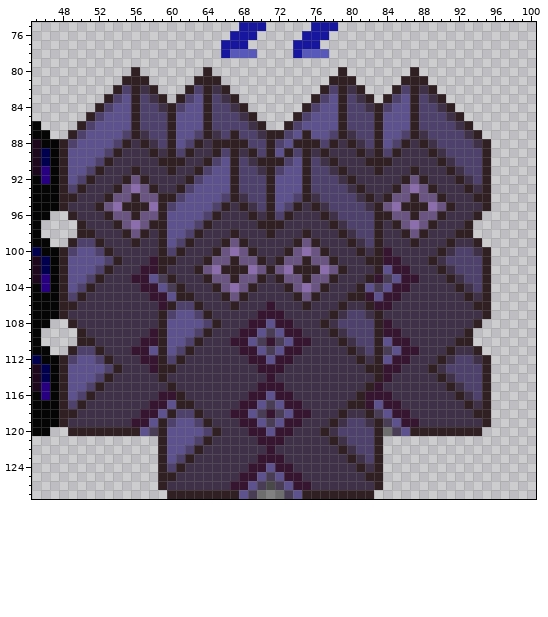
A pixel-art file gets an edit: aseprite/shield-folk.aseprite. Above, as it was before the edit.
189x128 pixels, 1 frame. Colours within 5 levels of each other are drawn and written as one. Shown: x 45..100, y 75..127. The old version is drawn lined up with the new one, on the new canvas. The commit also changed other parts of the picture, which this record leaves out.
The same view after the edit:
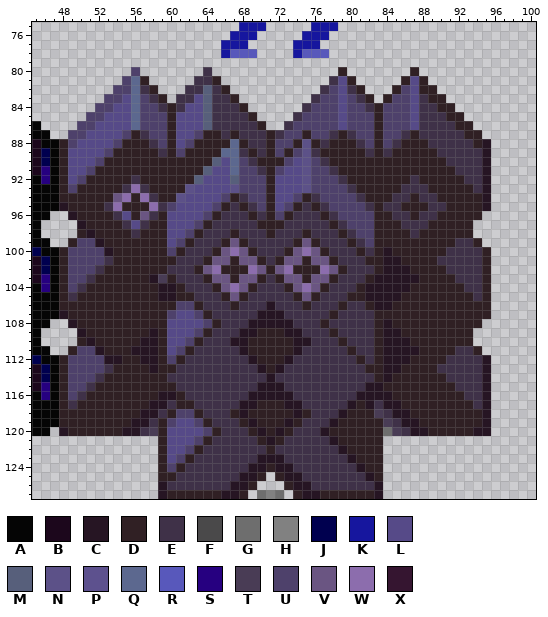
Palette (. is transparent): A #050505  B #1c071c  C #261523  D #302024  E #3f3148  F #4a494a  G #6e6e6e  H #818181  J #00004f  K #16169e  L #564a88  M #575f7b  N #5c5188  P #5d518e  Q #5c688f  R #5858bb  S #260080  T #493c55  U #4e416b  V #6a5582  W #8c6dad  X #351530
What changed:
canvas 189x128 -> 192x128
@@ x 45..100 @@
  79 ........................................................
- 80 ...........D.......D..............D.......D.............
- 81 ..........DDD.....DDD............DDD.....DDD............
- 82 .........DUDED...DUDED..........DUDED...DUDED...........
- 83 ........DUPDUED.DUPDUED........DUPDUED.DUPDUED..........
- 84 .......DUPPDUUEDUPPDUUED......DUPPDUUEDUPPDUUED.........
- 85 ......DUPPPDUUUDPPPDUUUED....DUPPPDUUUDPPPDUUUED........
- 86 A....DUPPPPDUUUDPPPDUUUUED..DUPPPPDUUUDPPPDUUUUED.......
- 87 AA..DUPPPPUDEUUDPPUDEUDUUEDDUPDPPUDEUUDPPUDEUUUUED......
- 88 BAADUPPPPUDEDEUDPUDEDDDDUUDUPDDDUDEDEUDPUDEDEUUUUED.....
- 89 BJADPPPPUDEEEDEDUDEEDUDEDUDPDUDEDEEEDEDUDEEEDEUUUUD.....
- 90 BJADPPPUDEEEEEDDDEEDUPDUEDDDUPDUEDEEEDDDEEEEEDEUUUD.....
- 91 BSADPPUDEEEDEEEDEEDUPPDUUEDUPPDUUEDEEEDEEEDEEEDEUUD.....
- 92 ASADPUDEEEDVDEEEEDUPPPDUUUDPPPDUUUEDEEEEEDVDEEEDEUD.....
- 93 AAADUDEEEDVWVDEEDUPPPPDUUUDPPPDUUUUEDEEEDVWVDEEEDED.....
- 94 AAADDEEEDVVDVVDDUPPPPUDEUUDPPUDEUUUUEDEDVVDVVDEEEDD.....
- 95 AAADEEEDVWDDDWDUPPPPUDEDEUDPUDEDEUUUUEDVWDDDWVDEEED.....
- 96 AA..DEEEDVVDVVDPPPPUDEEEDEDUDEEEDEUUUUDDVVDVVDEEED......
- 97 A....DEEEDVWVDDPPPUDEEEEEDDDEEEEEDEUUUDEDVWVDEEED.......
- 98 A....DDEEEDVDEDPPUDEEEDEEEDEEEDEEEDEUUDEEDVDEEEDD.......
- 99 AA..DUUDEEEDEEDPUDEEEDVDEEEEEDVDEEEDEUDEEEDEEEDEED......
-100 JAADUPPUDEEEEEDUDEEEDVWVDEEEDVWVDEEEDEDXEEEEEDEUUED.....
-101 BJADPPPPUDEEEXDDEEEDVVDVVDEDVVDVVDEEEDDXXEEEDEUUUUD.....
-102 BJADPPPUDEEEXXDEEEDVWDDDWVDVWDDDWVDEEEDPXXEEEDEUUUD.....
-103 BSADPPUDEEEXXPTDEEEDVVDVVDEDVVDVVDEEEDXTPXXEEEDEUUD.....
-104 ASADPUDEEEEEXXPTDEEEDVWVDEEEDVWVDEEEDPTPXXEEEEEDEUD.....
-105 AAADUDEEEEEEEXXPDDEEEDVDEEEEEDVDEEEDDXPXXEEEEEEEDED.....
-106 AAADDEEEEEEEEEXDUUDEEEDEEEXEEEDEEEDEEDXXEEEEEEEEEDD.....
-107 AAADEEEEEEEEEEDUPPUDEEEEEXXXEEEEEDEUUEDEEEEEEEEEEED.....
-108 AA..DEEEEEEEEEDPPPPUDEEEXXPXXEEEDEUUUUDXEEEEEEEEED......
-109 A....DEEEEEEEXDPPPUDEEEXXPTPXXEEEDEUUUDXXEEEEEEED.......
-110 A....DDEEEEEXXDPPUDEEEXXPTXTPXXEEEDEUUDPXXEEEEEDD.......
-111 AA..DUUDEEEXXPDPUDEEEEEXXPTPXXEEEEEDEUDTPXXEEEDEED......
-112 JAADUPPUDEEEXXDUDEEEEEEEXXPXXEEEEEEEDEDPXXEEEDEUUED.....
-113 BJADPPPPUDEEEXDDEEEEEEEEEXXXEEEEEEEEEDDXXEEEDEUUUUD.....
-114 BJADPPPUDEEEEEDEEEEEEEEEEEXEEEEEEEEEEEDXEEEEEDEUUUD.....
-115 BSADPPUDEEEEEEEDEEEEEEEEEXXXEEEEEEEEEDXEEEEEEEDEUUD.....
-116 ASADPUDEEEEEEEXXDEEEEEEEXXPXXEEEEEEEDXXXEEEEEEEDEUD.....
-117 AAADUDEEEEEEEXXPDDEEEEEXXPTPXXEEEEEDDXPXXEEEEEEEDED.....
-118 AAADDEEEEEEEXXPDUUDEEEXXPTXTPXXEEEDEEDTPXXEEEEEEEDD.....
-119 AAADEEEEEEEXXPDUPPUDEEEXXPTPXXEEEDEUUEDTPXXEEEEEEED.....
-120 AA..DDDDDDDDPTDPPPPUDEEEXXPXXEEEDEUUUUDGTPDDDDDDDD......
-121 ..............DPPPUDEEEEEXXXEEEEEDEUUUD.................
-122 ..............DPPUDEEEEEEEXEEEEEEEDEUUD.................
-123 ..............DPUDEEEEEEEXXXEEEEEEEDEUD.................
-124 ..............DUDEEEEEEEXXPXXEEEEEEEDED.................
-125 ..............DDEEEEEEEXXPTPXXEEEEEEEDD.................
-126 ..............DEEEEEEEXXPTFTPXXEEEEEEED.................
-127 ...............DDDDDDDDPTGHGTPDDDDDDDD..................
+ 80 ...........U.......E..............D.......D.............
+ 81 ..........UQD.....EED............ELD.....DLD............
+ 82 .........UUQED...EEMED..........EULED...DULDD...........
+ 83 ........UULQUED.EELMEED........EUULUED.DUULEDD..........
+ 84 .......UULLQUUEDELLMEEED......EUUULUUEDUUULEEDD.........
+ 85 ......UULLLQUUUDLLLMEEEED....EUUUULUUUDUUULEEEDD........
+ 86 A....UULLLLQUUUDLLLMEEEEED..EUUUUULUUUDUUULEEEEDD.......
+ 87 AA..UULLLLUDEUUDLLUDDEDEEEDEUUDUUEDEUUDUUEDEEEEEDD......
+ 88 BAADULLLLUDDDEUDLUDDDDQDEEDUUDNDEDDDEUDUEDDDEEEEEDC.....
+ 89 BJADLLLLUDDDDDEDUDDDDQQEDEDUDUNEDDDDDEDEDDDDDEEEEEC.....
+ 90 BJADLLLUDDDDDDDDDDDDMLQUEDDDULNUEDDDDDDDDDDDDDEEEEC.....
+ 91 BSADLLUDDDDDDDDDDDDMLLQUUEDULLNUUEDDDDDDDDDDDDDEEEC.....
+ 92 ASADLUDDDDDEDDDDDDMLLLMUUUDLLLNUUUEDDDDDDDEDDDDDEEC.....
+ 93 AAADUDDDDDEWEDDDDNLLLLNUUUDLLLNUUUUEDDDDDEEEDDDDDEC.....
+ 94 AAADDDDDDVWDWEDDNLLLLUDEUUDLLUDEUUUUEDDDEEDEEDDDDDC.....
+ 95 AAACDDDDEWDDDWEULLLLUDEDEUDLUDEDEUUUUEDEEDDDEEDDDDC.....
+ 96 AA..CDDDDELDVEDLLLLUDEEEDEDUDEEEDEUUUUDDEEDEEDDDDD......
+ 97 A....CDDDDELEDDLLLUDEEEEEDDDEEEEEDEUUUDDDEEEDDDDD.......
+ 98 A....DCDDDDEDDDLLUDEEEDEEEDEEEDEEEDEUUDDDDEDDDDDD.......
+ 99 AA..DUUCDDDDDDDLUDEEEDVDEEEEEDVDEEEDEUDDDDDDDDDEED......
+100 JAADUUUUCDDDDDDUDEEEDVWVDEEEDVWVDEEEDEDCDDDDDDEEEED.....
+101 BJADUUUUEDDDDDDDEEEDVVDVVDEDVVDVVDEEEDDCCDDDDEEEEED.....
+102 BJADUUUEDDDDDDDEEEDVWDDDWVDVWDDDWVDEEEDCCCDDDDEEEED.....
+103 BSADUUEDDDDDDCTDEEEDVVDVVDEDVVDVVDEEEDCCCCCDDDDEEED.....
+104 ASADUEDDDDDDDDCCDEEEDVWVDEEEDVWVDEEEDCCCCCDDDDDDEED.....
+105 AAADEDDDDDDDDDCCDDEEEDVDEEEEEDVDEEEDDCCCCDDDDDDDDED.....
+106 AAADDDDDDDDDDDDDUUDEEEDEEECEEEDEEEDEEDCCDDDDDDDDDDD.....
+107 AAACDDDDDDDDDDDULLUDEEEEECCCEEEEEDEEEEDDDDDDDDDDDDD.....
+108 AA..CDDDDDDDDDDLLLLUDEEECCCCCEEEDEEEEEDCDDDDDDDDDD......
+109 A....CDDDDDDDCDLLLUDEEECCDDDCCEEEDEEEEDCCDDDDDDDD.......
+110 A....DCDDDDDCCDLLUDEEECCDDDDDCCEEEDEEEDCCCDDDDDDD.......
+111 AA..DUUCDDDCCCDLUDEEEEECDDDDDCEEEEEDEEDCCCCDDDDEED......
+112 JAADUUUUCCDDCCDUDEEEEEEECDDDCEEEEEEEDEDCCCDDDDEEEEC.....
+113 BJADUUUUEDDDDCDDEEEEEEEEECDCEEEEEEEEEDDCCDDDDEEEEEC.....
+114 BJADUUUEDDDDDDDEEEEEEEEEEECEEEEEEEEEEEDCDDDDDDEEEEC.....
+115 BSADUUEDDDDDDDDDEEEEEEEEECCCEEEEEEEEECCDDDDDDDDEEEC.....
+116 ASADUEDDDDDDDDCCDEEEEEEECCCCCEEEEEEECCCCDDDDDDDDEEC.....
+117 AAADEDDDDDDDDCCEDDEEEEECCDDDCCEEEEECDCECCDDDDDDDDEC.....
+118 AAADDDDDDDDDCCEDUUDEEEDCDDDDDCDEEECDDDTECCDDDDDDDDC.....
+119 AAADDDDDDDDCCEDULLUDEEEDCDDDCDEEECDDDDDTECCDDDDDDDC.....
+120 AA.CDDDDDDCCETDLLLLUDEEEDCDCDEEECDDDDDDGTECCDDDDDCC.....
+121 ..............DLLLUDEEEEEDCDEEEEECDDDDD.................
+122 ..............DLLUDEEEEEEEDEEEEEEECDDDD.................
+123 ..............DLUDEEEEEEECCCEEEEEEECDDD.................
+124 ..............DUDEEEEEEECCDCCEEEEEEECDD.................
+125 ..............DDEEEEEEECCD.DCCEEEEEEECD.................
+126 ..............CEEEEEEECCD...DCCEEEEEEEC.................
+127 ..............CDDDDDDCCD.GHG.DCCDDDDDDC.................
